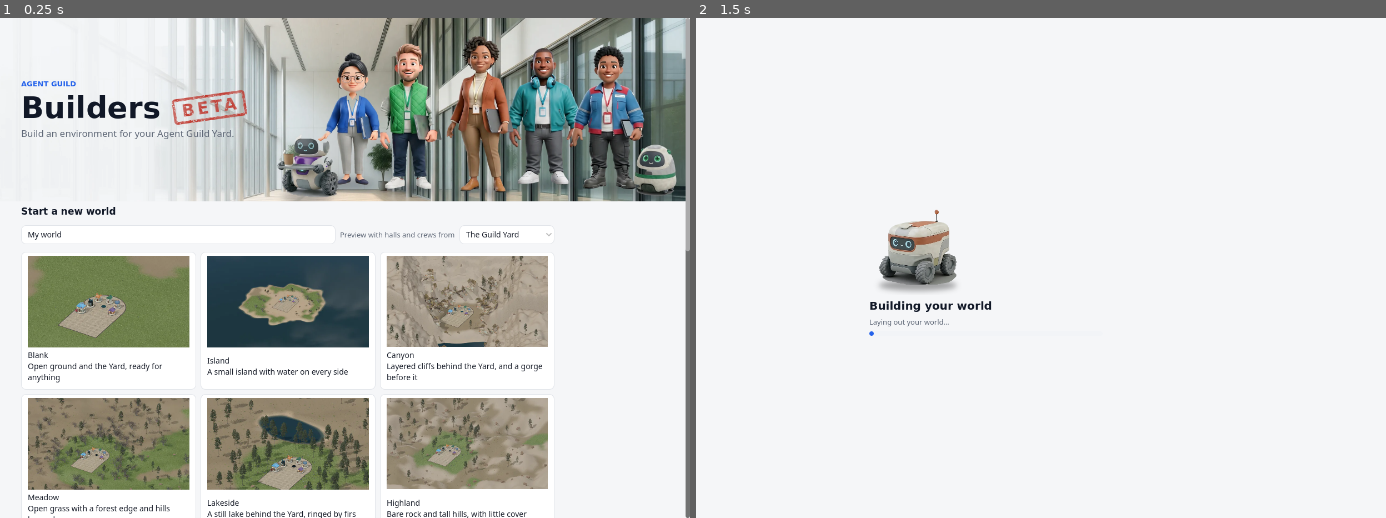
Above: before the commit, frames 1-2 (left to right).
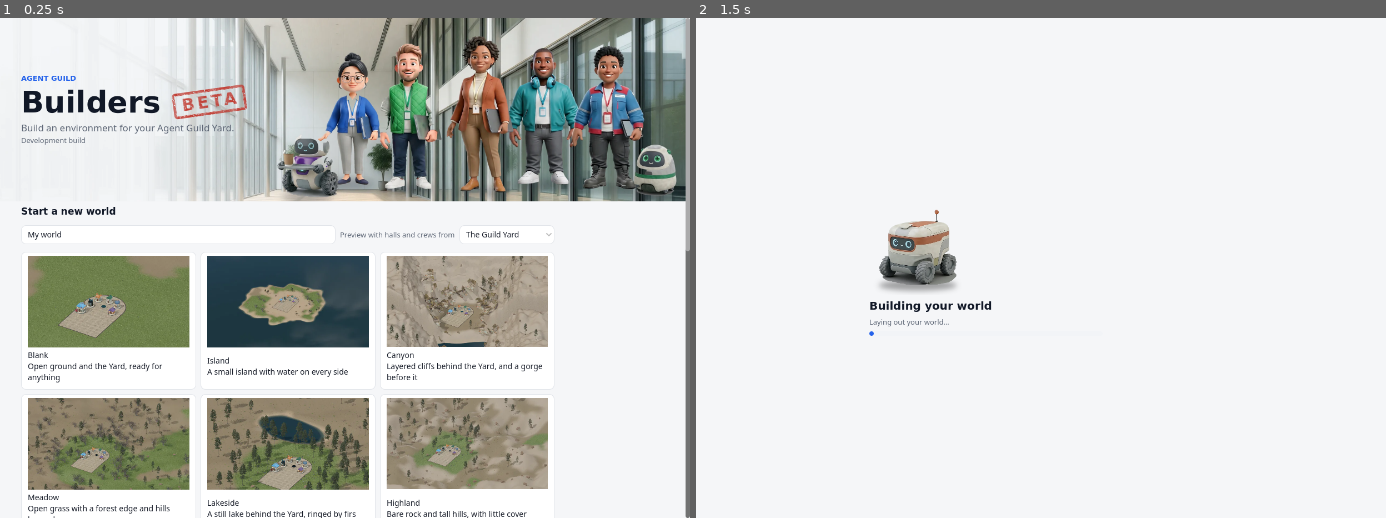
Above: after the commit, the same moments.

Repository: oddessentials/agent-guild-builders
Game: Godot game, scene res://src/ui/main.tscn
Two runs of this game, one before a commit and one after it. Both use one fixed random seed, a clock stepped at 60 frames per second and the inputs below.
Inputs (mouse positions are in pixels of both pictures, inside the frame that each line leads up to):
- Up to frame 1 (0.25 s): no input
- Up to frame 2 (1.5 s): click "Blank Open ground and the Yar…" at 0.5 s; tap Enter at 1.25 s; move the mouse to (1165, 243) at 1.27 s; hold Right from 1.28 s (still down); tap M at 1.35 s; click (1165, 243) at 1.42 s

The runs differ from the first frame. In frame 1, 1.4% of the frame differs, in the area x 3-36%, y 11-26%; in frame 2, nothing differs.

Commit message:
Report each build's version: 0.1.N for release build-N
package.ps1 -Release N stamps config/version and the Windows and macOS
version fields just before export and restores both files after. Builders
reports it in --version, MCP serverInfo and on its start screen ("Build N",
or "Development build" when unstamped), and CI checks each packaged and
signed app says exactly 0.1.N.

Co-Authored-By: Claude Opus 5.5 <noreply@anthropic.com>

Diff:
--- a/src/core/world_doc.gd
+++ b/src/core/world_doc.gd
@@ -24,6 +24,10 @@
 var water_adjusted := false
 var notice := ""
 var save_error := ""
+
+static func version() -> String:
+	var stamped := String(ProjectSettings.get_setting("application/config/version", ""))
+	return stamped if stamped != "" else "dev"
 
 static func create(base: String, title: String, seed_value: int) -> WorldDoc:
 	var doc := WorldDoc.new()
--- a/src/mcp/server.gd
+++ b/src/mcp/server.gd
@@ -7,7 +7,6 @@
 const META_VERSION := "io.modelcontextprotocol/protocolVersion"
 const META_CAPABILITIES := "io.modelcontextprotocol/clientCapabilities"
 const META_SERVER := "io.modelcontextprotocol/serverInfo"
-const SERVER_INFO := {"name": "agent-guild-builders", "title": "Agent Guild: Builders", "version": "1"}
 const PARSE_ERROR := -32700
 const INVALID_REQUEST := -32600
 const METHOD_NOT_FOUND := -32601
@@ -45,6 +44,9 @@
 var _exited_windows: Array = []
 var _forwarded := {}
 
+static func server_info() -> Dictionary:
+	return {"name": "agent-guild-builders", "title": "Agent Guild: Builders", "version": WorldDoc.version()}
+
 func _ready() -> void:
 	tools = McpTools.new(self)
 	if read_stdin:
@@ -229,7 +231,7 @@
 				return
 			var asked = params.get("protocolVersion")
 			_legacy_version = asked if asked in LEGACY else LEGACY[0]
-			respond(ctx, {"protocolVersion": _legacy_version, "capabilities": {"tools": {}}, "serverInfo": SERVER_INFO, "instructions": INSTRUCTIONS})
+			respond(ctx, {"protocolVersion": _legacy_version, "capabilities": {"tools": {}}, "serverInfo": server_info(), "instructions": INSTRUCTIONS})
 		"server/discover":
 			if not ctx.modern:
 				_send_error(ctx.id, INVALID_PARAMS, "server/discover needs %s and %s in _meta." % [META_VERSION, META_CAPABILITIES])
@@ -273,7 +275,7 @@
 	if ctx.modern:
 		result["resultType"] = "complete"
 		var meta: Dictionary = result.get("_meta", {})
-		meta[META_SERVER] = SERVER_INFO
+		meta[META_SERVER] = server_info()
 		result["_meta"] = meta
 	_send({"jsonrpc": "2.0", "id": ctx.id, "result": result})
 
--- a/src/ui/main.gd
+++ b/src/ui/main.gd
@@ -4,6 +4,7 @@
 ##   --export=folder --to=file.agworld
 ##   --check=file.agworld
 ##   --shot=picture.png [--open=folder] [--dark]
+##   --version
 
 const EditorView := preload("res://src/ui/editor_view.gd")
 const CONTENT_WIDTH := 960.0
@@ -34,6 +35,10 @@
 			continue
 		var parts := a.trim_prefix("--").split("=", true, 1)
 		_args[parts[0]] = parts[1] if parts.size() > 1 else "1"
+	if _args.has("version"):
+		print(WorldDoc.version())
+		get_tree().quit()
+		return
 	ProTheme.dark = _args.has("dark")
 	theme = ProTheme.make()
 	set_anchors_preset(Control.PRESET_FULL_RECT)
@@ -228,6 +233,10 @@
 	line.add_theme_font_size_override("font_size", 17)
 	line.size_flags_horizontal = Control.SIZE_SHRINK_BEGIN
 	words.add_child(line)
+	var version := WorldDoc.version()
+	var build := ProTheme.note("Development build" if version == "dev" else "Build " + version.get_slice(".", 2))
+	build.name = "BuildNote"
+	words.add_child(build)
 	hero.resized.connect(func():
 		var wide := clampf(hero.size.x * HERO_HEIGHT / HERO_WIDTH, HERO_HEIGHT, HERO_MAX_HEIGHT) * HERO_WIDTH / HERO_HEIGHT
 		var crew_starts := hero.size.x - wide * HERO_CREW_STARTS
--- a/tests/run.gd
+++ b/tests/run.gd
@@ -2114,6 +2114,15 @@
 	var init := await _rpc(server, lines, {"jsonrpc": "2.0", "id": 7, "method": "initialize", "params": {"protocolVersion": "2025-11-25", "capabilities": {}, "clientInfo": {"name": "t", "version": "1"}}})
 	check(init.get("result", {}).get("protocolVersion") == "2025-11-25" and init.result.serverInfo.name == "agent-guild-builders" and init.result.has("instructions"), "mcp: initialize answers with the asked version")
 	check(lines.size() == 1 and lines[0].contains("\"id\":7,") and not lines[0].contains("7.0"), "mcp: integer ids come back as integers")
+	ProjectSettings.set_setting("application/config/version", "0.1.7")
+	var stamped := await _rpc(server, lines, {"jsonrpc": "2.0", "id": "v", "method": "initialize", "params": {"protocolVersion": "2025-11-25"}})
+	ProjectSettings.set_setting("application/config/version", null)
+	check(init.result.serverInfo.version == "dev" and stamped.get("result", {}).get("serverInfo", {}).get("version") == "0.1.7", "mcp: serverInfo reports the build's version")
+	var asked := OS.execute_with_pipe(OS.get_executable_path(), ["--path", ProjectSettings.globalize_path("res://").trim_suffix("/"), "--headless", "--no-header", "--", "--version"], false)
+	var asked_deadline := Time.get_ticks_msec() + REPLY_WAIT_MS
+	while not asked.is_empty() and OS.is_process_running(asked.pid) and Time.get_ticks_msec() < asked_deadline:
+		await process_frame
+	check(not asked.is_empty() and not OS.is_process_running(asked.pid) and OS.get_process_exit_code(asked.pid) == 0 and asked.stdio.get_buffer(4096).get_string_from_utf8().strip_edges() == "dev", "mcp: --version says dev for an unstamped build")
 	check(not init.result.has("resultType"), "mcp: legacy results carry no resultType")
 	var old := await _rpc(server, lines, {"jsonrpc": "2.0", "id": 8, "method": "initialize", "params": {"protocolVersion": "1999-01-01"}})
 	check(old.result.protocolVersion == McpServer.LEGACY[0], "mcp: an unknown version gets the newest legacy one")
@@ -2898,6 +2907,16 @@
 	view._save_now()
 	app._start_screen()
 	await process_frame
+	var note: Label = app.find_child("BuildNote", true, false)
+	check(note != null and note.text == "Development build", "the start screen does not say it is a development build")
+	ProjectSettings.set_setting("application/config/version", "0.1.7")
+	app._start_screen()
+	await process_frame
+	note = app.find_child("BuildNote", true, false)
+	check(note != null and note.text == "Build 7", "the start screen does not show its build")
+	ProjectSettings.set_setting("application/config/version", null)
+	app._start_screen()
+	await process_frame
 	app._rename_dialog(WorldLibrary.list()[0])
 	await process_frame
 	id += 1
Not shown, changed: tests/package_smoke.ps1
Not shown, changed: tools/package.ps1
